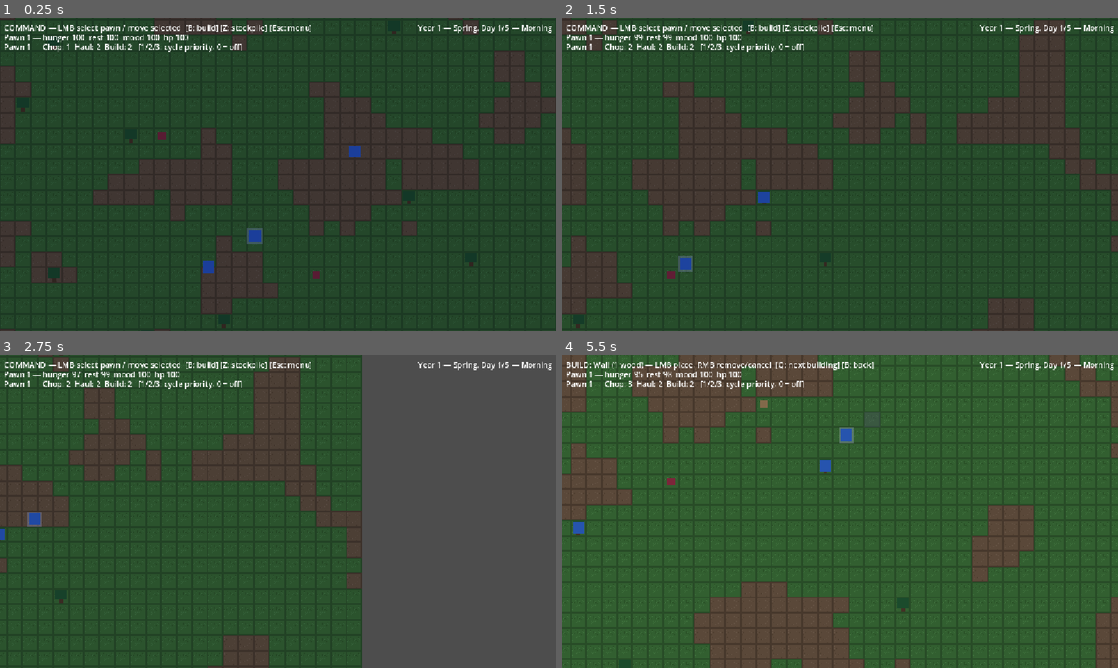
Above: before the commit, frames 1-4 (two rows, left to right).
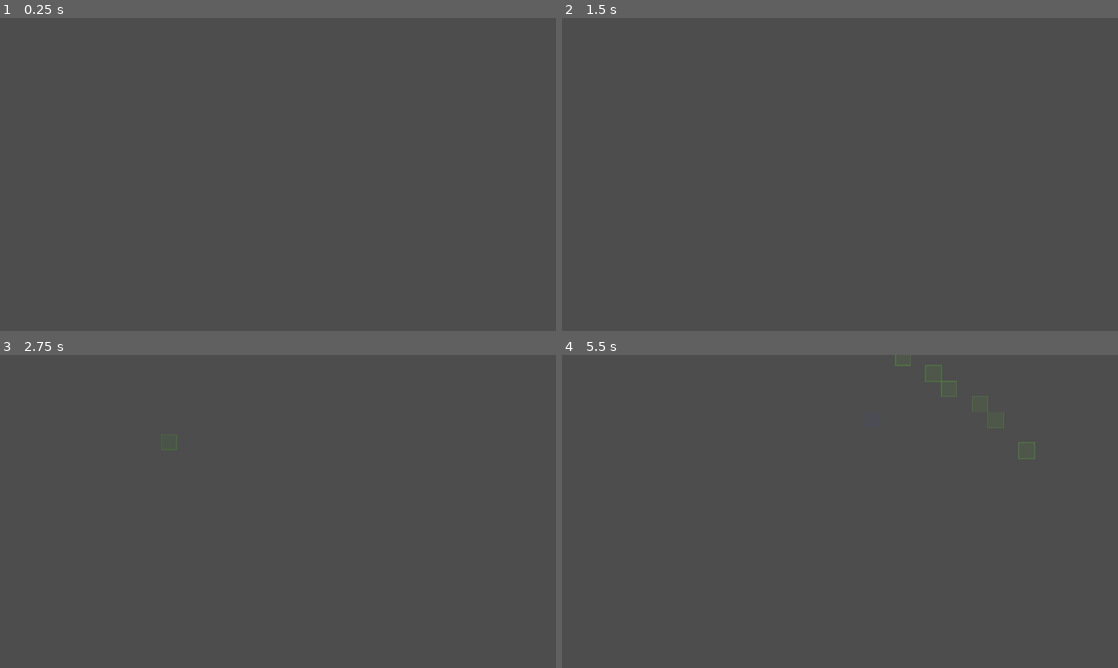
Above: after the commit, the same moments.

Repository: PakkaponBon/gameproject
Game: Godot game, scene res://scenes/main.tscn
The game is run twice, just before and just after one commit, with the same random seed, the same clock (stepped at 60 frames per second) and the same inputs.
Inputs (mouse positions are in pixels of both pictures, inside the frame that each line leads up to):
- Up to frame 1 (0.25 s): no input
- Up to frame 2 (1.5 s): move the mouse to (962, 158) at 0.52 s; hold D (pan_right) 0.53-1.25 s; hold Q (cycle_building) 0.53-1.25 s; click (962, 158) at 0.67 s; tap 1 (cycle_chop_priority) at 0.77 s; tap 4 (cycle_farm_priority, bound only after the commit) at 0.8 s; drag from (728, 190) to (812, 237) at 1.27 s
- Up to frame 3 (2.75 s): move the mouse to (333, 442) at 2.02 s; hold D (pan_right) from 2.03 s (still down); hold F (toggle_field_mode, bound only after the commit) from 2.03 s (still down); click (333, 442) at 2.17 s; tap Q (cycle_building) at 2.3 s
- Up to frame 4 (5.5 s): release D (pan_right) at 2.75 s; release F (toggle_field_mode, bound only after the commit) at 2.75 s; drag from (812, 574) to (673, 464) at 2.77 s; move the mouse to (1006, 558) at 3.52 s; hold A (pan_left) 3.53-4.25 s; hold Q (cycle_building) 3.53-4.25 s; click (1006, 558) at 3.67 s; tap 1 (cycle_chop_priority) at 3.77 s; tap F (toggle_field_mode, bound only after the commit) at 3.8 s; drag from (673, 464) to (756, 433) at 4.27 s; move the mouse to (867, 511) at 5.02 s; hold S (pan_down) from 5.03 s (still down); hold B (toggle_build_mode) from 5.03 s (still down); click (867, 511) at 5.17 s; tap 4 (cycle_farm_priority, bound only after the commit) at 5.3 s

The runs differ from the first frame. In frame 1, 99% of the frame differs, in the area x 0-100%, y 0-100%; in frame 2, 99%; in frame 3, 57%; in frame 4, 87%.
Error after the commit: Parse Error: Invalid cast. Cannot convert from "Node2D" to "FieldKeeper". (res://scripts/pawn_work.gd:70)

Commit message:
Phase 3: farming - field zones, crop lifecycle, 3 crops, winter kill
- CropDefs data catalog; generic Crop entity grows -> HARVEST job -> food
- FieldKeeper maintains PLANT jobs; F/Q field zoning UI; Farm priority (4)
- Winter kills standing crops, Spring resyncs; save v7 (fields + crops)

Co-Authored-By: Claude Fable 5 <noreply@anthropic.com>

Diff:
--- a/project.godot
+++ b/project.godot
@@ -54,6 +54,16 @@
 , Object(InputEventKey,"resource_local_to_scene":false,"resource_name":"","device":-1,"window_id":0,"alt_pressed":false …(186 unchanged characters)…
 ]
 }
+toggle_field_mode={
+"deadzone": 0.2,
+"events": [Object(InputEventKey,"resource_local_to_scene":false,"resource_name":"","device":-1,"window_id":0,"alt_pressed":false,"shift_pressed":false,"ctrl_pressed":false,"meta_pressed":false,"pressed":false,"keycode":0,"physical_keycode":70,"key_label":0,"unicode":102,"location":0,"echo":false,"script":null)
+]
+}
+cycle_farm_priority={
+"deadzone": 0.2,
+"events": [Object(InputEventKey,"resource_local_to_scene":false,"resource_name":"","device":-1,"window_id":0,"alt_pressed":false,"shift_pressed":false,"ctrl_pressed":false,"meta_pressed":false,"pressed":false,"keycode":0,"physical_keycode":52,"key_label":0,"unicode":52,"location":0,"echo":false,"script":null)
+]
+}
 cycle_building={
 "deadzone": 0.2,
 "events": [Object(InputEventKey,"resource_local_to_scene":false,"resource_name":"","device":-1,"window_id":0,"alt_press …(192 unchanged characters)…
--- /dev/null
+++ b/scenes/crop.tscn
@@ -0,0 +1,14 @@
+[gd_scene format=3 uid="uid://bf4t7c2xam6h"]
+
+[ext_resource type="Script" uid="uid://dq8n3k6v1s5j" path="res://scripts/crop.gd" id="1_crop"]
+
+[node name="Crop" type="Node2D"]
+script = ExtResource("1_crop")
+
+[node name="Body" type="ColorRect" parent="."]
+offset_left = -2.0
+offset_top = -2.0
+offset_right = 2.0
+offset_bottom = 2.0
+mouse_filter = 2
+color = Color(0.85, 0.75, 0.45, 1)
--- a/scenes/main.tscn
+++ b/scenes/main.tscn
@@ -7,6 +7,7 @@
 [ext_resource type="Script" uid="uid://bn3c8r5j1x7t" path="res://scripts/raid_director.gd" id="6_raid"]
 [ext_resource type="Script" uid="uid://dm6r3f8c2v9k" path="res://scripts/world_spawner.gd" id="7_spawner"]
 [ext_resource type="Script" uid="uid://cw8d3h6r2t5n" path="res://scripts/day_night_tint.gd" id="9_tint"]
+[ext_resource type="Script" uid="uid://bm7v4h1q8d2s" path="res://scripts/field_keeper.gd" id="10_field"]
 [ext_resource type="Script" uid="uid://dt3w7q1n8h5m" path="res://scripts/pause_menu.gd" id="8_pause"]
 
 [node name="Main" type="Node2D"]
@@ -31,6 +32,9 @@
 
 [node name="RaidDirector" type="Node" parent="."]
 script = ExtResource("6_raid")
+
+[node name="FieldKeeper" type="Node" parent="."]
+script = ExtResource("10_field")
 
 [node name="Camera" type="Camera2D" parent="."]
 position = Vector2(512, 512)
--- /dev/null
+++ b/scripts/crop.gd
@@ -0,0 +1,92 @@
+class_name Crop
+extends Node2D
+## One planted crop of any kind (data-driven via CropDefs). Grows on the
+## tick, registers a HARVEST job at maturity, drops food when harvested.
+## Winter kills it via kill().
+
+const FOOD_SCENE := preload("res://scenes/food_item.tscn")
+const SPILL: Array[Vector2i] = [Vector2i.ZERO, Vector2i.UP, Vector2i.DOWN, Vector2i.LEFT, Vector2i.RIGHT]
+const HARVEST_TICKS := 15
+const SPROUT_SIZE := 3.0
+const MATURE_SIZE := 12.0
+
+var crop_id := "potato"  # set before add_child
+var cell: Vector2i
+var growth_ticks := 0
+var grow_ticks_total := 1
+var harvest_job: Job = null
+
+@onready var body: ColorRect = $Body
+
+func _ready() -> void:
+	add_to_group("crops")
+	cell = WorldGrid.world_to_cell(position)
+	position = WorldGrid.cell_to_world(cell)
+	var def := CropDefs.get_def(crop_id)
+	grow_ticks_total = maxi(1, int(float(def.grow_days) * GameClock.TICKS_PER_DAY))
+	body.color = def.color
+	_update_visual()
+	GameClock.ticked.connect(_on_tick)
+
+func is_mature() -> bool:
+	return growth_ticks >= grow_ticks_total
+
+## Winter frost: no harvest, no refund.
+func kill() -> void:
+	if harvest_job:
+		JobManager.remove_job(harvest_job)
+	queue_free()
+
+## Save/load: resume growth (and maturity) without replaying ticks.
+func restore(ticks: int) -> void:
+	growth_ticks = ticks
+	_update_visual()
+	if is_mature():
+		_register_harvest_job()
+
+func _on_tick() -> void:
+	if is_mature():
+		return
+	growth_ticks += 1
+	if growth_ticks % 10 == 0 or is_mature():  # throttle visual updates
+		_update_visual()
+	if is_mature():
+		_register_harvest_job()
+
+func _register_harvest_job() -> void:
+	harvest_job = Job.new()
+	harvest_job.type = Job.Type.HARVEST
+	harvest_job.cell = cell
+	harvest_job.target = self
+	harvest_job.work_ticks = HARVEST_TICKS
+	harvest_job.completed.connect(_on_harvested)
+	JobManager.add_job(harvest_job)
+
+func _on_harvested() -> void:
+	var to_drop := int(CropDefs.get_def(crop_id).yield)
+	var dropped := 0
+	for offset in SPILL:
+		if dropped >= to_drop:
+			break
+		var spot := cell + offset
+		if WorldGrid.in_bounds(spot) and not WorldGrid.is_wall(spot):
+			_spawn_food(spot)
+			dropped += 1
+	while dropped < to_drop:  # fallback: stack on the field cell
+		_spawn_food(cell)
+		dropped += 1
+	EventBus.crop_harvested.emit(cell)
+	queue_free()
+
+func _spawn_food(spot: Vector2i) -> void:
+	var food: Node2D = FOOD_SCENE.instantiate()
+	food.position = WorldGrid.cell_to_world(spot)
+	get_parent().add_child(food)
+
+func _update_visual() -> void:
+	var t := minf(float(growth_ticks) / float(grow_ticks_total), 1.0)
+	var s := lerpf(SPROUT_SIZE, MATURE_SIZE, t)
+	body.offset_left = -s / 2.0
+	body.offset_top = -s / 2.0
+	body.offset_right = s / 2.0
+	body.offset_bottom = s / 2.0
--- /dev/null
+++ b/scripts/crop_defs.gd
@@ -0,0 +1,16 @@
+class_name CropDefs
+extends RefCounted
+## Crop catalog — data over code. Adding a crop = adding an entry.
+## grow_days vs yield is the field-planning tradeoff: fast-and-thin
+## (potato) vs slow-and-rich (wheat), with berries in between.
+
+const ORDER := ["potato", "wheat", "berries"]
+
+const DEFS := {
+	"potato": {"name": "Potato", "grow_days": 1.5, "yield": 1, "color": Color(0.85, 0.75, 0.45)},
+	"wheat": {"name": "Wheat", "grow_days": 3.0, "yield": 3, "color": Color(0.9, 0.8, 0.35)},
+	"berries": {"name": "Berries", "grow_days": 2.0, "yield": 2, "color": Color(0.7, 0.3, 0.45)},
+}
+
+static func get_def(id: String) -> Dictionary:
+	return DEFS[id]
--- a/scripts/event_bus.gd
+++ b/scripts/event_bus.gd
@@ -4,3 +4,4 @@
 
 signal building_built(cell: Vector2i, building_id: String)
 signal building_deconstructed(cell: Vector2i)
+signal crop_harvested(cell: Vector2i)
--- /dev/null
+++ b/scripts/field_keeper.gd
@@ -0,0 +1,72 @@
+class_name FieldKeeper
+extends Node
+## Maintains PLANT jobs for empty field cells (outside winter), spawns
+## crops when planting completes, and kills standing crops at the frost.
+## Scene-local to Main, like RaidDirector.
+
+const CROP_SCENE := preload("res://scenes/crop.tscn")
+const PLANT_TICKS := 15
+const WINTER_INDEX := 3
+const SPRING_INDEX := 0
+
+var plant_jobs := {}  # cell -> Job
+var spawn_parent: Node2D = null  # assigned by Main
+
+func _ready() -> void:
+	GameClock.season_changed.connect(_on_season_changed)
+	EventBus.crop_harvested.connect(ensure_plant_job)
+
+func is_winter() -> bool:
+	return GameClock.season_index() == WINTER_INDEX
+
+## Called when a field cell is painted or becomes empty again.
+func ensure_plant_job(cell: Vector2i) -> void:
+	if is_winter() or plant_jobs.has(cell) or not WorldGrid.fields.has(cell):
+		return
+	if _crop_at(cell):
+		return
+	var job := Job.new()
+	job.type = Job.Type.PLANT
+	job.cell = cell
+	job.target = self
+	job.work_ticks = PLANT_TICKS
+	job.completed.connect(_on_planted.bind(cell))
+	JobManager.add_job(job)
+	plant_jobs[cell] = job
+
+func remove_plant_job(cell: Vector2i) -> void:
+	if plant_jobs.has(cell):
+		JobManager.remove_job(plant_jobs[cell])
+		plant_jobs.erase(cell)
+
+func spawn_crop(cell: Vector2i, crop_id: String) -> Crop:
+	var crop: Crop = CROP_SCENE.instantiate()
+	crop.crop_id = crop_id
+	crop.position = WorldGrid.cell_to_world(cell)
+	spawn_parent.add_child(crop)
+	return crop
+
+## Re-derive plant jobs from field state (after load, and each spring).
+func sync_all() -> void:
+	for cell: Vector2i in WorldGrid.fields:
+		ensure_plant_job(cell)
+
+func _on_planted(cell: Vector2i) -> void:
+	plant_jobs.erase(cell)
+	if WorldGrid.fields.has(cell):  # not unzoned mid-plant
+		spawn_crop(cell, WorldGrid.fields[cell])
+
+func _on_season_changed(season: int) -> void:
+	if season == WINTER_INDEX:
+		for node in get_tree().get_nodes_in_group("crops"):
+			(node as Crop).kill()
+		for cell: Vector2i in plant_jobs.keys():
+			remove_plant_job(cell)
+	elif season == SPRING_INDEX:
+		sync_all()
+
+func _crop_at(cell: Vector2i) -> bool:
+	for node in get_tree().get_nodes_in_group("crops"):
+		if (node as Crop).cell == cell:
+			return true
+	return false
--- a/scripts/job.gd
+++ b/scripts/job.gd
@@ -4,7 +4,7 @@
 
 signal completed
 
-enum Type { CHOP, HAUL, BUILD, SUPPLY, DECONSTRUCT }  # SUPPLY = haul material to a blueprint
+enum Type { CHOP, HAUL, BUILD, SUPPLY, DECONSTRUCT, PLANT, HARVEST }  # SUPPLY = haul material to a blueprint
 
 var type: Type = Type.CHOP
 var cell: Vector2i
--- a/scripts/job_manager.gd
+++ b/scripts/job_manager.gd
@@ -29,12 +29,15 @@
 	for job in jobs:
 		if job.reserved:
 			continue
-		# SUPPLY is hauling work; DECONSTRUCT is construction work.
+		# SUPPLY is hauling work; DECONSTRUCT is construction work;
+		# HARVEST shares the farm (PLANT) priority.
 		var prio_type := job.type
 		if job.type == Job.Type.SUPPLY:
 			prio_type = Job.Type.HAUL
 		elif job.type == Job.Type.DECONSTRUCT:
 			prio_type = Job.Type.BUILD
+		elif job.type == Job.Type.HARVEST:
+			prio_type = Job.Type.PLANT
 		var prio: int = priorities.get(prio_type, 1)
 		if prio <= 0:
 			continue
--- a/scripts/main.gd
+++ b/scripts/main.gd
@@ -2,7 +2,7 @@
 ## The World scene: composes the systems and handles player input.
 ## Spawning lives in WorldSpawner; saving in the SaveManager autoload.
 
-enum Mode { COMMAND, BUILD, STOCKPILE }
+enum Mode { COMMAND, BUILD, STOCKPILE, FIELD }
 
 const SOURCE_ID := 0
 const BLUEPRINT_SCENE := preload("res://scenes/blueprint.tscn")
@@ -10,6 +10,7 @@
 
 var mode := Mode.COMMAND
 var current_building := "wall"
+var current_crop := "potato"
 var pawns: Array[Pawn] = []
 var selected: Pawn = null
 var blueprints := {}  # cell -> Blueprint
@@ -19,6 +20,7 @@
 @onready var entities: Node2D = $Entities
 @onready var spawner: WorldSpawner = $WorldSpawner
 @onready var raid_director: RaidDirector = $RaidDirector
+@onready var field_keeper: FieldKeeper = $FieldKeeper
 @onready var pause_menu: PauseMenu = $PauseMenu
 @onready var mode_label: Label = $HUD/ModeLabel
 @onready var stats_label: Label = $HUD/StatsLabel
@@ -28,6 +30,7 @@
 
 func _ready() -> void:
 	raid_director.spawn_parent = entities
+	field_keeper.spawn_parent = entities
 	raid_director.raid_started.connect(func() -> void: event_label.text = "RAID — a raider approaches!")
 	raid_director.raid_ended.connect(func() -> void: event_label.text = "")
 	pause_menu.save_requested.connect(func() -> void: SaveManager.save_game(SaveManager.MANUAL_SAVE_PATH))
@@ -82,6 +85,10 @@
 		_set_mode(Mode.BUILD if mode != Mode.BUILD else Mode.COMMAND)
 	elif event.is_action_pressed("toggle_stockpile_mode"):
 		_set_mode(Mode.STOCKPILE if mode != Mode.STOCKPILE else Mode.COMMAND)
+	elif event.is_action_pressed("toggle_field_mode"):
+		_set_mode(Mode.FIELD if mode != Mode.FIELD else Mode.COMMAND)
+	elif event.is_action_pressed("cycle_farm_priority"):
+		_cycle_selected_priority(Job.Type.PLANT)
 	elif event.is_action_pressed("cycle_chop_priority"):
 		_cycle_selected_priority(Job.Type.CHOP)
 	elif event.is_action_pressed("cycle_haul_priority"):
@@ -93,6 +100,10 @@
 			var order: Array = BuildingDefs.ORDER
 			current_building = order[(order.find(current_building) + 1) % order.size()]
 			_update_mode_label()
+		elif mode == Mode.FIELD:
+			var crops: Array = CropDefs.ORDER
+			current_crop = crops[(crops.find(current_crop) + 1) % crops.size()]
+			_update_mode_label()
 	elif event is InputEventMouseButton and event.pressed:
 		_apply_tool(event.button_index)
 	elif event is InputEventMouseMotion and mode != Mode.COMMAND:
@@ -122,6 +133,13 @@
 				WorldGrid.set_stockpile(cell, true)
 			elif button_index == MOUSE_BUTTON_RIGHT:
 				WorldGrid.set_stockpile(cell, false)
+		Mode.FIELD:
+			if button_index == MOUSE_BUTTON_LEFT:
+				WorldGrid.set_field(cell, current_crop)
+				field_keeper.ensure_plant_job(cell)
+			elif button_index == MOUSE_BUTTON_RIGHT:
+				field_keeper.remove_plant_job(cell)
+				WorldGrid.remove_field(cell)
 
 func _mouse_cell() -> Vector2i:
 	return WorldGrid.world_to_cell(get_global_mouse_position())
@@ -209,11 +227,12 @@
 	if selected == null:
 		priority_label.text = ""
 		return
-	priority_label.text = "%s — Chop: %s  Haul: %s  Build: %s   [1/2/3: cycle priority, 0 = off]" % [
+	priority_label.text = "%s — Chop: %s  Haul: %s  Build: %s  Farm: %s   [1-4: cycle priority, 0 = off]" % [
 		selected.name,
 		_priority_text(selected.work_priorities[Job.Type.CHOP]),
 		_priority_text(selected.work_priorities[Job.Type.HAUL]),
 		_priority_text(selected.work_priorities[Job.Type.BUILD]),
+		_priority_text(selected.work_priorities[Job.Type.PLANT]),
 	]
 
 func _priority_text(value: int) -> String:
@@ -229,3 +248,6 @@
 					% [def.name, int(def.cost.get("wood", 0))]
 		Mode.STOCKPILE:
 			mode_label.text = "STOCKPILE — LMB paint zone, RMB erase  [Z: back]"
+		Mode.FIELD:
+			mode_label.text = "FIELD: %s — LMB zone field, RMB clear  [Q: next crop] [F: back]" \
+					% CropDefs.get_def(current_crop).name
--- a/scripts/pawn.gd
+++ b/scripts/pawn.gd
@@ -20,7 +20,7 @@
 var wander_cooldown := 0
 
 ## 1 = preferred, higher = later, 0 = never does this job type.
-var work_priorities := {Job.Type.CHOP: 1, Job.Type.HAUL: 1, Job.Type.BUILD: 1}
+var work_priorities := {Job.Type.CHOP: 1, Job.Type.HAUL: 1, Job.Type.BUILD: 1, Job.Type.PLANT: 1}
 
 @onready var body: ColorRect = $Body
 @onready var selection_ring: ColorRect = $SelectionRing
--- a/scripts/pawn_work.gd
+++ b/scripts/pawn_work.gd
@@ -65,8 +65,19 @@
 			_ensure_fetch()  # e.g. right after load: job held, wood not yet chosen
 		Job.Type.DECONSTRUCT:
 			_do_deconstruct()
-		Job.Type.CHOP, Job.Type.BUILD:
-			if not is_instance_valid(job.target):  # e.g. blueprint canceled
+		Job.Type.PLANT:
+			# Field unzoned or winter arrived while we walked here.
+			if not WorldGrid.fields.has(job.cell) or (job.target as FieldKeeper).is_winter():
+				job = null
+				return
+			if _too_tired_this_tick():
+				return
+			job.work_ticks -= 1
+			if job.work_ticks <= 0:
+				JobManager.complete_job(job)
+				job = null
+		Job.Type.CHOP, Job.Type.BUILD, Job.Type.HARVEST:
+			if not is_instance_valid(job.target):  # e.g. blueprint canceled, crop frosted
 				job = null
 				return
 			if _too_tired_this_tick():
--- a/scripts/save_manager.gd
+++ b/scripts/save_manager.gd
@@ -3,7 +3,7 @@
 ## on load. Loading reloads the main scene; `pending_load` survives the
 ## reload because this is an autoload, and the fresh Main applies it.
 
-const SAVE_VERSION := 6
+const SAVE_VERSION := 7
 const MANUAL_SAVE_PATH := "user://save.json"
 const AUTOSAVE_PATH := "user://autosave.json"
 
@@ -79,6 +79,13 @@
 	var decon: Array = []
 	for cell: Vector2i in main.decon_orders:
 		decon.append({"cell": _v(cell), "work": main.decon_orders[cell].job.work_ticks})
+	var field_zones: Array = []
+	for cell: Vector2i in WorldGrid.fields:
+		field_zones.append({"cell": _v(cell), "crop": WorldGrid.fields[cell]})
+	var crops: Array = []
+	for node in get_tree().get_nodes_in_group("crops"):
+		var crop := node as Crop
+		crops.append({"cell": _v(crop.cell), "id": crop.crop_id, "growth": crop.growth_ticks})
 	var camera: Camera2D = main.get_node("Camera")
 	return {
 		"version": SAVE_VERSION,
@@ -93,6 +100,8 @@
 		"raiders": raiders,
 		"blueprints": blueprints,
 		"decon_orders": decon,
+		"fields": field_zones,
+		"crops": crops,
 		"pawns": main.pawns.map(_pawn_data),
 		"selected": main.pawns.find(main.selected),
 		"camera": {"pos": [camera.position.x, camera.position.y], "zoom": camera.zoom.x},
@@ -161,6 +170,12 @@
 	for d: Dictionary in data.decon_orders:
 		main.mark_deconstruct(_vec(d.cell))
 		main.decon_orders[_vec(d.cell)].restore(int(d.work))
+	for f: Dictionary in data.fields:
+		WorldGrid.set_field(_vec(f.cell), f.crop)
+	for c: Dictionary in data.crops:
+		var crop: Crop = main.field_keeper.spawn_crop(_vec(c.cell), c.id)
+		crop.restore(int(c.growth))
+	main.field_keeper.sync_all()  # plant jobs for empty, non-winter field cells
 	for p: Dictionary in data.pawns:
 		_restore_pawn(p)
 	main.select_pawn(int(data.selected))
--- a/scripts/world_grid.gd
+++ b/scripts/world_grid.gd
@@ -3,7 +3,7 @@
 ## grid per agent kind: gates are open to villagers, solid to enemies),
 ## buildings, stockpile zones, and which cell each ground item occupies.
 
-signal stockpile_changed
+signal zones_changed  # stockpiles or fields repainted
 
 const MAP_SIZE := Vector2i(64, 64)
 const TILE_SIZE := 16
@@ -13,6 +13,7 @@
 var astar_enemy := AStarGrid2D.new()  # enemy pathing (gates count as solid)
 var buildings := {}  # Vector2i -> building id (String)
 var stockpile_cells := {}  # Set of Vector2i (value unused)
+var fields := {}  # Vector2i -> crop id (String)
 var items := {}  # Vector2i -> Node2D occupying that cell
 var reserved_storage := {}  # Set of Vector2i claimed as a haul destination
 
@@ -27,11 +28,12 @@
 func reset() -> void:
 	buildings.clear()
 	stockpile_cells.clear()
+	fields.clear()
 	items.clear()
 	reserved_storage.clear()
 	astar.fill_solid_region(astar.region, false)
 	astar_enemy.fill_solid_region(astar_enemy.region, false)
-	stockpile_changed.emit()
+	zones_changed.emit()
 
 func in_bounds(cell: Vector2i) -> bool:
 	return astar.region.has_point(cell)
@@ -49,7 +51,7 @@
 	astar_enemy.set_point_solid(cell, def.block_enemies)
 	if def.storage:
 		stockpile_cells[cell] = true
-		stockpile_changed.emit()
+		zones_changed.emit()
 
 func remove_building(cell: Vector2i) -> void:
 	if not buildings.has(cell):
@@ -60,16 +62,26 @@
 	astar_enemy.set_point_solid(cell, false)
 	if def.storage:
 		stockpile_cells.erase(cell)
-		stockpile_changed.emit()
+		zones_changed.emit()
 
 func set_stockpile(cell: Vector2i, on: bool) -> void:
-	if not in_bounds(cell) or (on and is_wall(cell)):
+	if not in_bounds(cell) or (on and (is_wall(cell) or fields.has(cell))):
 		return
 	if on:
 		stockpile_cells[cell] = true
 	else:
 		stockpile_cells.erase(cell)
-	stockpile_changed.emit()
+	zones_changed.emit()
+
+func set_field(cell: Vector2i, crop_id: String) -> void:
+	if not in_bounds(cell) or is_wall(cell) or buildings.has(cell) or stockpile_cells.has(cell):
+		return
+	fields[cell] = crop_id
+	zones_changed.emit()
+
+func remove_field(cell: Vector2i) -> void:
+	fields.erase(cell)
+	zones_changed.emit()
 
 func is_stockpile(cell: Vector2i) -> bool:
 	return stockpile_cells.has(cell)
--- a/scripts/world_spawner.gd
+++ b/scripts/world_spawner.gd
@@ -73,11 +73,11 @@
 	return pawn
 
 func _spawn_pawns(used: Dictionary) -> void:
-	# Showcase priorities: a lumberjack, a hauler, and a builder.
+	# Showcase priorities: a lumberjack, a hauler, and a builder-farmer.
 	var presets: Array[Dictionary] = [
-		{Job.Type.CHOP: 1, Job.Type.HAUL: 2, Job.Type.BUILD: 2},
-		{Job.Type.CHOP: 2, Job.Type.HAUL: 1, Job.Type.BUILD: 2},
-		{Job.Type.CHOP: 2, Job.Type.HAUL: 2, Job.Type.BUILD: 1},
+		{Job.Type.CHOP: 1, Job.Type.HAUL: 2, Job.Type.BUILD: 2, Job.Type.PLANT: 2},
+		{Job.Type.CHOP: 2, Job.Type.HAUL: 1, Job.Type.BUILD: 2, Job.Type.PLANT: 2},
+		{Job.Type.CHOP: 2, Job.Type.HAUL: 2, Job.Type.BUILD: 1, Job.Type.PLANT: 1},
 	]
 	var center := WorldGrid.MAP_SIZE / 2
 	var count := 0
--- a/scripts/zone_overlay.gd
+++ b/scripts/zone_overlay.gd
@@ -1,15 +1,22 @@
 extends Node2D
-## Draws the stockpile zone as translucent rectangles. Pure rendering;
-## the zone data lives in WorldGrid.
+## Draws stockpile and field zones as translucent rectangles. Pure
+## rendering; the zone data lives in WorldGrid.
 
-const FILL := Color(1.0, 0.85, 0.3, 0.22)
-const BORDER := Color(1.0, 0.85, 0.3, 0.6)
+const STOCK_FILL := Color(1.0, 0.85, 0.3, 0.22)
+const STOCK_BORDER := Color(1.0, 0.85, 0.3, 0.6)
+const FIELD_FILL := Color(0.5, 0.75, 0.3, 0.2)
+const FIELD_BORDER := Color(0.5, 0.75, 0.3, 0.55)
 
 func _ready() -> void:
-	WorldGrid.stockpile_changed.connect(queue_redraw)
+	WorldGrid.zones_changed.connect(queue_redraw)
 
 func _draw() -> void:
 	for cell: Vector2i in WorldGrid.stockpile_cells:
-		var rect := Rect2(Vector2(cell) * WorldGrid.TILE_SIZE, Vector2.ONE * WorldGrid.TILE_SIZE)
-		draw_rect(rect, FILL)
-		draw_rect(rect, BORDER, false, 1.0)
+		_draw_cell(cell, STOCK_FILL, STOCK_BORDER)
+	for cell: Vector2i in WorldGrid.fields:
+		_draw_cell(cell, FIELD_FILL, FIELD_BORDER)
+
+func _draw_cell(cell: Vector2i, fill: Color, border: Color) -> void:
+	var rect := Rect2(Vector2(cell) * WorldGrid.TILE_SIZE, Vector2.ONE * WorldGrid.TILE_SIZE)
+	draw_rect(rect, fill)
+	draw_rect(rect, border, false, 1.0)
Not shown: 1 places in scenes/main.tscn that only renumber resources
Not shown, added: scripts/crop.gd.uid
Not shown, added: scripts/crop_defs.gd.uid
Not shown, added: scripts/field_keeper.gd.uid
Not shown, changed: ROADMAP.md
